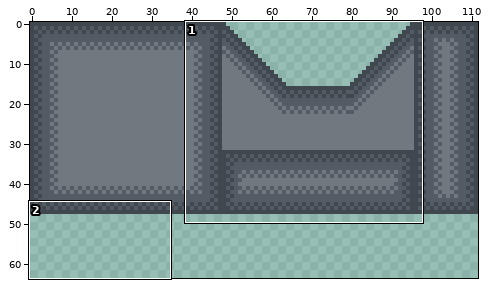
Pixel-art file, stored at dev_sprites/lab_tiles.aseprite. Above: a wide view before the commit, with the close-up outlined.
Close-up. Old version:
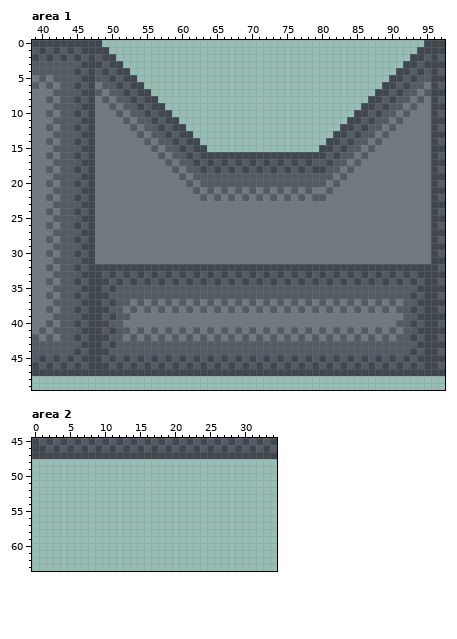
136x72 pixels, 1 frame. Shown: area 1: x 39..97, y 0..49; area 2: x 0..34, y 45..63. The old version is drawn lined up with the new one, on the new canvas.
New version:
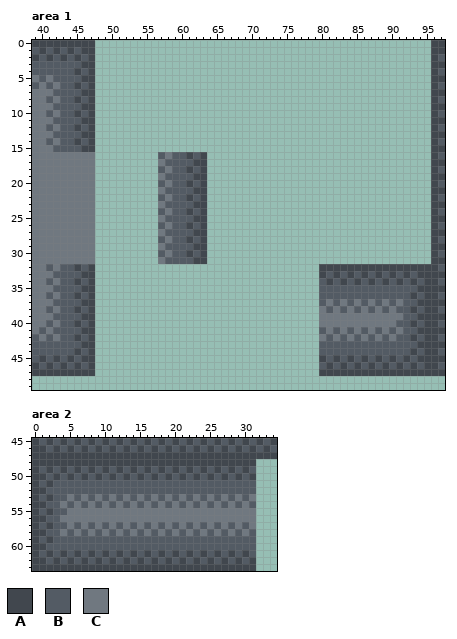
Palette (. is transparent): A #41474e  B #535b64  C #707880
What changed:
canvas 136x72 -> 112x64 (the part of the old canvas that was cut away was empty and is not shown)
Changed rows in their new state; - is an unchanged pixel.
Area 1:
first column x 41:
 0 -------.----------------------------------------------.
 1 -------..--------------------------------------------..
 2 -------...------------------------------------------...
 3 -------....----------------------------------------....
 4 -------.....--------------------------------------.....
 5 -------......------------------------------------......
 6 -------.......----------------------------------.......
 7 -------........--------------------------------........
 8 -------.........------------------------------.........
 9 -------..........----------------------------..........
10 -------...........--------------------------...........
11 -------............------------------------............
12 -------.............----------------------.............
13 -------..............--------------------..............
14 -------...............------------------...............
15 -------................----------------................
16 C-CCCCC.........-------................................
17 -CCCCCC.........--B---A................................
18 C-CCCCC.........B--BA--................................
19 -CCCCCC.........-BB-BAA................................
20 C-CCCCC.........B-BBABA................................
21 -CCCCCC.........-BBBBAA................................
22 C-CCCCC.........B-BBABA................................
23 -CCCCCC.........-BBBBAA................................
24 C-CCCCC.........B-BBABA................................
25 -CCCCCC.........-BBBBAA................................
26 C-CCCCC.........B-BBABA................................
27 -CCCCCC.........-BBBBAA................................
28 C-CCCCC.........B-BBABA................................
29 -CCCCCC.........-BBBBAA................................
30 C-CCCCC.........B-BBABA................................
31 -CCCCCC.........-BBBBAA................................
32 -------................................----------------
33 -------................................----------------
34 -------................................----------------
35 -------................................----------------
36 -------................................----------------
37 -------................................----------------
38 -------................................----------------
39 -------................................----------------
40 -------................................----------------
41 -------................................----------------
42 -------................................----------------
43 -------................................----------------
44 -------................................----------------
45 -------................................----------------
46 -------................................----------------
47 -------................................----------------
Area 2:
first column x 0:
48 AAAAAAAAAAAAAAAAAAAAAAAAAAAAAAAA
49 ABABABABABABABABABABABABABABABAB
50 AABABABABABABABABABABABABABABABA
51 ABABBBBBBBBBBBBBBBBBBBBBBBBBBBBB
52 AABBBBBBBBBBBBBBBBBBBBBBBBBBBBBB
53 ABABBCBCBCBCBCBCBCBCBCBCBCBCBCBC
54 AABBCBCBCBCBCBCBCBCBCBCBCBCBCBCB
55 ABABBCCCCCCCCCCCCCCCCCCCCCCCCCCC
56 AABBCCCCCCCCCCCCCCCCCCCCCCCCCCCC
57 ABABBCBCBCBCBCBCBCBCBCBCBCBCBCBC
58 AABBCBCBCBCBCBCBCBCBCBCBCBCBCBCB
59 ABABBBBBBBBBBBBBBBBBBBBBBBBBBBBB
60 AABBBBBBBBBBBBBBBBBBBBBBBBBBBBBB
61 ABABABABABABABABABABABABABABABAB
62 AABABABABABABABABABABABABABABABA
63 AAAAAAAAAAAAAAAAAAAAAAAAAAAAAAAA
Pixel boxes of the changes (left, top, right, bottom) in both close-ups:
changed: (46, 40, 431, 376)
added: (32, 459, 256, 571)
